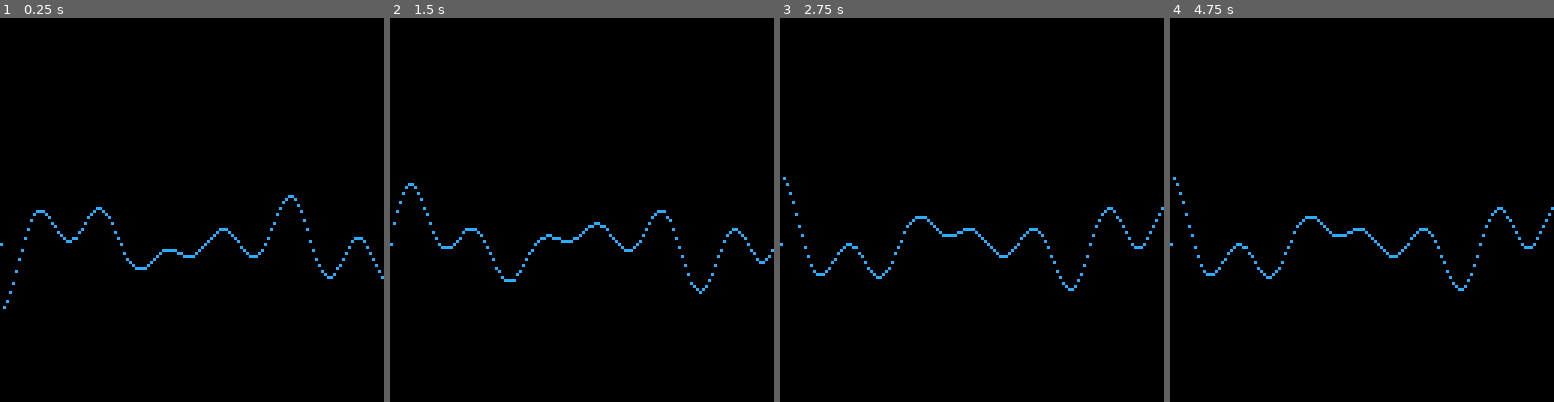
Above: before the commit, frames 1-4 (left to right).
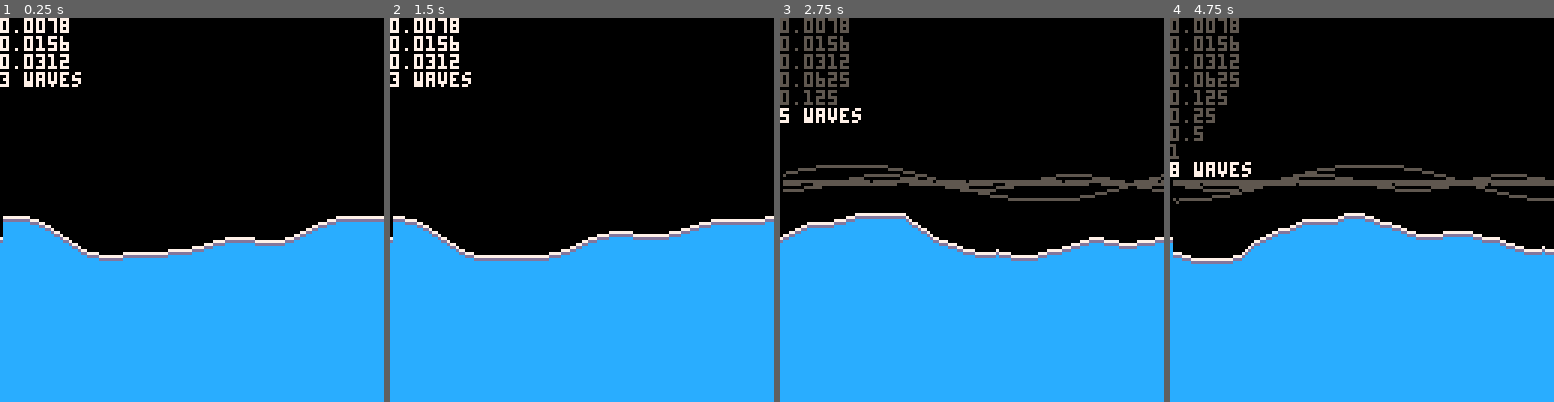
Above: after the commit, the same moments.

Repository: tmelot2/pico-8
Game: PICO-8 cartridge waveadd.p8
Two runs of this game, one before a commit and one after it. Both use one fixed random seed, a clock stepped at 60 frames per second and the inputs below.
Inputs:
- Up to frame 1 (0.25 s): no input
- Up to frame 2 (1.5 s): tap X (X key) at 0.33, 1.07 s; tap O (Z key) at 0.7 s
- Up to frame 3 (2.75 s): hold Right 1.6-2.1 s; tap O (Z key) at 1.7, 2.1, 2.5 s; tap X (X key) at 1.85 s; hold Up 2.15-2.42 s; hold Right from 2.47 s (still down)
- Up to frame 4 (4.75 s): tap O (Z key) every 0.4 s from 2.9 to 4.5 s; tap X (X key) at 2.97, 4.08 s; release Right at 3.03 s; hold Left 3.08-3.58 s; hold Down 3.63-3.97 s; hold Right 4.02-4.68 s; hold Up from 4.73 s (still down)

The runs differ from the first frame. In frame 1, 45% of the frame differs, in the area x 0-100%, y 0-100%; in frame 2, 45%; in frame 3, 48%; in frame 4, 48%.

Commit message:
Iterate on waveadd

Diff:
--- a/waveadd.p8
+++ b/waveadd.p8
@@ -8,20 +8,37 @@
 button=0
 t=0
 
-wc=4
+wc=3
 waves={}
 sumwave={}
+
+show_waves=false
 
 -- main
 function _init()
 	p={8,9,10,11,12}
+
+	waves = {}
+
+	base_freq = 1/128
+	base_amp = 1.5
+	freq = base_freq
+	amp = base_amp
+
+	-- for i=1,rnd(3)+3 do
 	for i=1,wc do
+		speed = rndrange(-0.02, 0.02)
+		phase = rnd() * 2
+		-- if freq > 0.08 then freq = 1 end
 		add(waves, {
-			freq=1 + rnd(2),
-			phase=rnd(i+5),
-			amp=0.5+rnd(0.5),
-			c=p[i%5+1]
+			freq = freq,
+			speed = speed,
+			phase = phase,
+			amp = amp,
+			c = 5
 		})
+		freq *= 2.0
+		amp *= 0.4
 	end
 end
 
@@ -32,7 +49,7 @@
 
 function _draw()
 	cls(0)
-	scale=8
+	scale=4
 	tv=0
 
 	-- Reset sumwave for this frame
@@ -46,28 +63,42 @@
 		w = waves[i]
 		-- print('f'..w.freq..' p'..w.phase..' a'..w.amp, 2, 6*i, w.c)
 		for x=1,127 do
-			v = w.amp * sin((w.freq*x+t)/60)
+			v = w.amp * sin(w.freq*x + w.speed*t + w.phase)
 			sumwave[x] += v
-			-- pset(x, 75 - (v * scale), w.c)
+			if show_waves then
+				pset(x, 55 - (v * scale), w.c)
+			end
 		end
+		print(w.freq)
 	end
 
 	-- Sum wave
 	for x=0,127 do
-		pset(x, 75 - scale*sumwave[x], 12)
+		-- pset(x, 75 - scale*sumwave[x], 12)
+		line(x, 75 - scale*sumwave[x], x, 128, 12)
+		pset(x, 75 - scale*sumwave[x] -1, 13)
+		pset(x, 75 - scale*sumwave[x] -2, 7)
+		-- pset(x, 75 - scale*sumwave[x] +0, 1)
 	end
+
+	print(#waves..' waves')
 end
 
 
 -- input
 function input()
-	if btn(0) then button='left' end -- l
-	if btn(1) then button='right' end -- r
+	if btnp(0) then wc-=1 _init() end -- l
+	if btnp(1) then wc+=1 _init() end -- r
 	if btn(2) then button='up' end -- u
 	if btn(3) then button='down' end -- d
-	if btn(4) then button='o' end -- o
-	if btn(5) then button='x' end -- x
+	if btnp(4) then _init() end -- o
+	if btnp(5) then show_waves = not show_waves end -- x
 	if btn() == 0 then button='' end -- d
+end
+
+
+function rndrange(min, max)
+	return min + rnd(max-min)
 end
 
 
